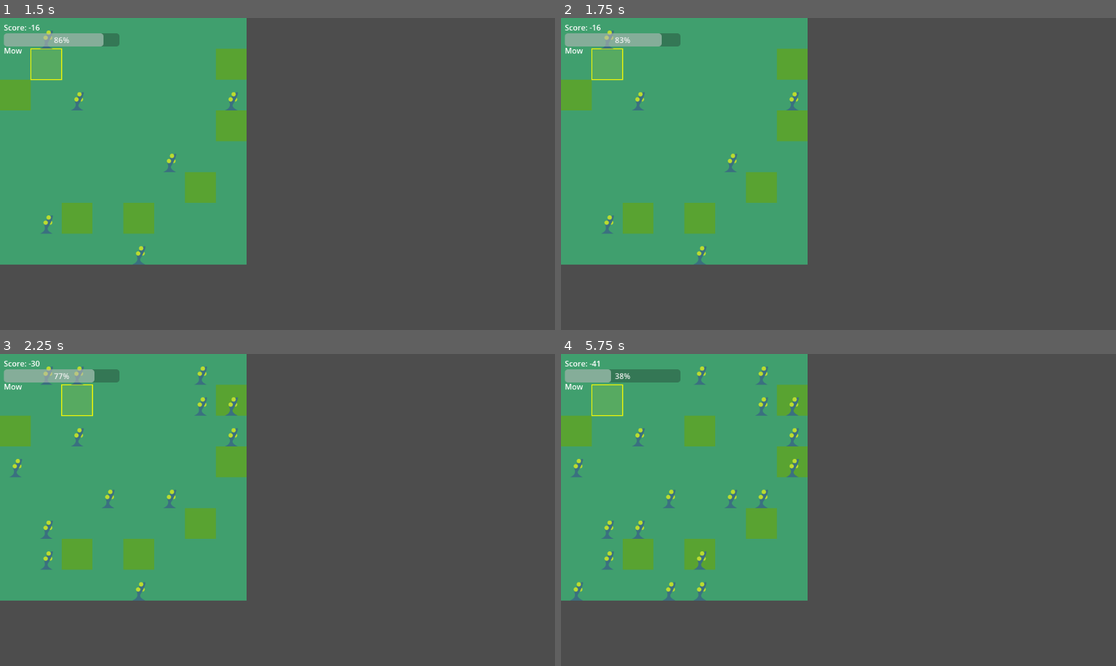
Above: before the commit, frames 1-4 (two rows, left to right).
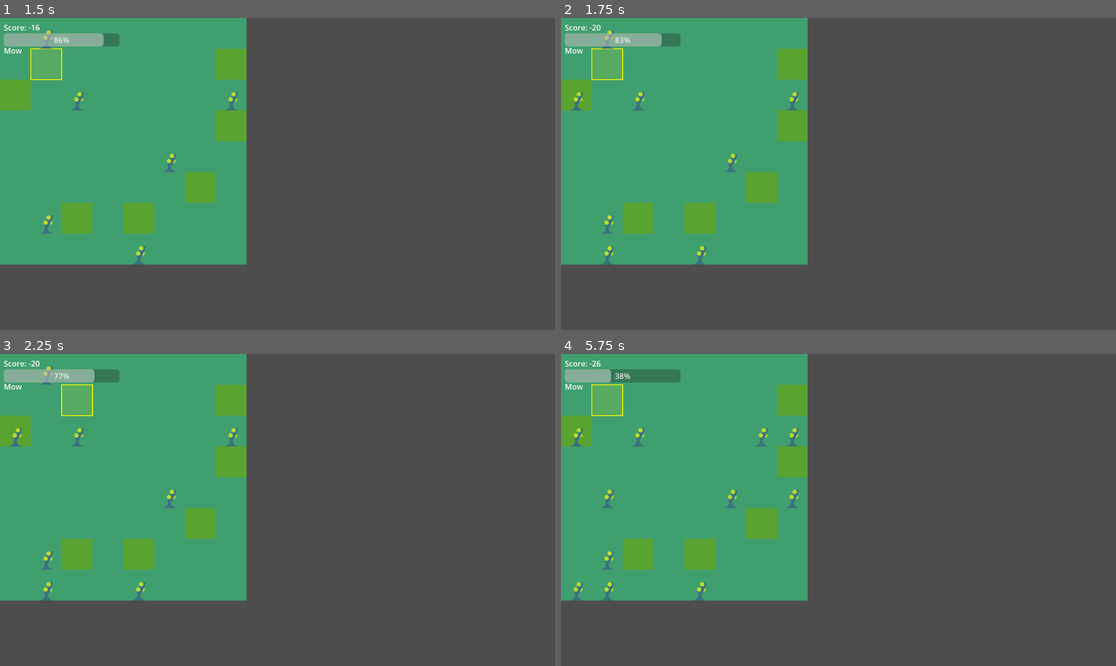
Above: after the commit, the same moments.

Repository: mcelroyian/lawndemonium
Game: Godot game, scene res://scenes/Main.tscn
Two runs of this game, one before a commit and one after it. Both use one fixed random seed, a clock stepped at 60 frames per second and the inputs below.
Inputs:
- Up to frame 1 (1.5 s): tap Enter at 0.5 s; hold D (move_right) 0.53-1.28 s; hold Space (action) 0.53-1.28 s; hold S (move_down) from 1.28 s (still down); tap Space (action) at 1.35 s
- Up to frame 2 (1.75 s): keep holding S (move_down)
- Up to frame 3 (2.25 s): release S (move_down) at 2.03 s; hold D (move_right) from 2.03 s (still down); hold Tab (toggle_action) from 2.03 s (still down)
- Up to frame 4 (5.75 s): tap Space (action) at 2.3, 2.85, 3.5, 4.55 s; tap Enter at 2.75, 5 s; release D (move_right) at 2.78 s; release Tab (toggle_action) at 2.78 s; hold W (move_up) 2.78-3.53 s; hold Space (action) 3.53-4.28 s; hold A (move_left) 3.53-5.03 s; tap Tab (toggle_action) at 4.35 s; hold S (move_down) from 5.03 s (still down); hold Space (action) from 5.03 s (still down)

Frame 1 is identical in both runs. In frame 2, 0.1% of the frame differs, in the area x 1-10%, y 2-80%; in frame 3, 0.6%; in frame 4, 1.7%, in the area x 1-43%, y 2-80%.

Commit message:
Add level configuration files and enhance LevelManager for default loading

Diff:
--- /dev/null
+++ b/levels/Level1Easy.tres
@@ -0,0 +1,15 @@
+[gd_resource type="Resource" load_steps=2 format=3]
+
+[ext_resource path="res://scripts/LevelConfig.gd" type="Script" id=1]
+
+[resource]
+script = ExtResource("1")
+weed_spawn_mode = "absolute"
+weed_spawn_chance = 0.005
+weed_spawn_multiplier = 1.0
+weed_spawn_ratio = 0.0
+weed_tick_interval_sec = 9999.0
+weed_respawn_cooldown_sec = 99999.0
+grass_tick_interval_sec = 9999.0
+p_good_to_ok = 0.02
+p_ok_to_bad = 0.01
--- /dev/null
+++ b/levels/Level2Medium.tres
@@ -0,0 +1,15 @@
+[gd_resource type="Resource" load_steps=2 format=3]
+
+[ext_resource path="res://scripts/LevelConfig.gd" type="Script" id=1]
+
+[resource]
+script = ExtResource("1")
+weed_spawn_mode = "ratio"
+weed_spawn_chance = 0.05
+weed_spawn_multiplier = 1.5
+weed_spawn_ratio = 0.08
+weed_tick_interval_sec = 2.0
+weed_respawn_cooldown_sec = 6.0
+grass_tick_interval_sec = 3.0
+p_good_to_ok = 0.05
+p_ok_to_bad = 0.03
--- a/project.godot
+++ b/project.godot
@@ -14,6 +14,10 @@
 run/main_scene="res://scenes/Main.tscn"
 config/features=PackedStringArray("4.4")
 
+[autoload]
+
+LevelMgr="*res://scripts/LevelManager.gd"
+
 [rendering]
 
 renderer/rendering_method="gl_compatibility"
--- a/scenes/Main.tscn
+++ b/scenes/Main.tscn
@@ -8,6 +8,7 @@
 
 [node name="Main" type="Node2D"]
 script = ExtResource("1")
+weeds_per_minute = 0.0
 weed_spawn_chance_per_second = 0.025
 
 [node name="Board" type="TileMapLayer" parent="."]
--- a/scripts/Board.gd
+++ b/scripts/Board.gd
@@ -26,6 +26,7 @@
 var _weed_timer := 0.0
 var _grass_timer := 0.0
 var _now := 0.0
+var _was_perfect := false
 
 @export var auto_tick_enabled: bool = true
 @export var global_base_spawn_chance: float = 0.10
@@ -106,6 +107,7 @@
 		set_tile(p2, BAD)
 	emit_signal("score_changed", calc_score())
 	_redraw_all()
+	_was_perfect = false
 
 func grid_to_local(p: Vector2i) -> Vector2:
 	return Vector2(p.x * TILE, p.y * TILE)
@@ -146,6 +148,7 @@
 		elif t == OK:
 			set_tile(p, GOOD)
 			changed = true
+	_check_advance_on_perfect()
 	return changed
 
 func apply_weed_rules(spawn_chance: float = 0.10) -> void:
@@ -207,6 +210,24 @@
 			if weed_mask[y][x]:
 				s += SCORE_WEED
 	return s
+
+func is_perfect() -> bool:
+	for y in range(GRID_SIZE.y):
+		for x in range(GRID_SIZE.x):
+			if weed_mask[y][x]:
+				return false
+			if tiles[y][x] != GOOD:
+				return false
+	return true
+
+func _check_advance_on_perfect() -> void:
+	var perfect := is_perfect()
+	if perfect and not _was_perfect:
+		_was_perfect = true
+		if _level_manager and _level_manager.has_method("advance_level"):
+			_level_manager.call("advance_level")
+	elif not perfect:
+		_was_perfect = false
 
 func count_eligible_weed_tiles() -> int:
 	# Eligible tiles are those that can become weeds per rules: BAD or OK
@@ -301,7 +322,7 @@
 	# Prefer explicit export if set
 	_active_config = level_config if level_config is LevelConfig else null
 	# Try to obtain LevelManager from autoload if available
-	_level_manager = get_node_or_null("/root/LevelManager")
+	_level_manager = get_node_or_null("/root/LevelMgr")
 	if _level_manager and _level_manager.has_method("get_config"):
 		_active_config = _level_manager.call("get_config")
 		if _level_manager.has_signal("level_changed"):
@@ -312,6 +333,7 @@
 
 func _on_level_changed(_index: int, cfg: LevelConfig) -> void:
 	_active_config = cfg
+	_was_perfect = false
 
 func _get_config() -> LevelConfig:
 	return _active_config
--- a/scripts/LevelManager.gd
+++ b/scripts/LevelManager.gd
@@ -6,22 +6,34 @@
 @export var levels: Array[LevelConfig] = [] as Array[LevelConfig]
 var current: int = 0
 
+func _ready() -> void:
+	# If no levels assigned in the editor, try to load defaults.
+	if levels.is_empty():
+		var defaults := [
+			"res://levels/Level1Easy.tres",
+			"res://levels/Level2Medium.tres",
+		]
+		for p in defaults:
+			var cfg := load(p)
+			if cfg is LevelConfig:
+				levels.append(cfg)
+
 func get_config() -> LevelConfig:
-    if current >= 0 and current < levels.size():
-        return levels[current]
-    # Fallback: return a default config so the game runs even if not set
-    return LevelConfig.new()
+	if current >= 0 and current < levels.size():
+		return levels[current]
+	# Fallback: return a default config so the game runs even if not set
+	return LevelConfig.new()
 
 func set_level(index: int) -> void:
-    if index < 0 or index >= levels.size():
-        return
-    current = index
-    emit_signal("level_changed", current, get_config())
+	if index < 0 or index >= levels.size():
+		return
+	current = index
+	emit_signal("level_changed", current, get_config())
 
 func advance_level() -> void:
-    if levels.is_empty():
-        return
-    var next: int = clamp(current + 1, 0, levels.size() - 1)
-    if next != current:
-        current = next
-        emit_signal("level_changed", current, get_config())
+	if levels.is_empty():
+		return
+	var next: int = clamp(current + 1, 0, levels.size() - 1)
+	if next != current:
+		current = next
+		emit_signal("level_changed", current, get_config())
